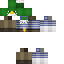
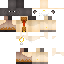
Comparing the layer stacks of the two 64 × 64 images. Changes:
renamed "Layer 19" to "shading", painted on it over [0, 0, 64, 64]
added layer "voyageur" in group "NPC" over [0, 0, 64, 64]
added layer "taupe" in group "anuhmain" over [0, 0, 56, 64]
painted on "Layer 25" over [7, 13, 49, 40]
removed layer "Layer 24" from group "anuhmain" over [0, 0, 56, 64]
